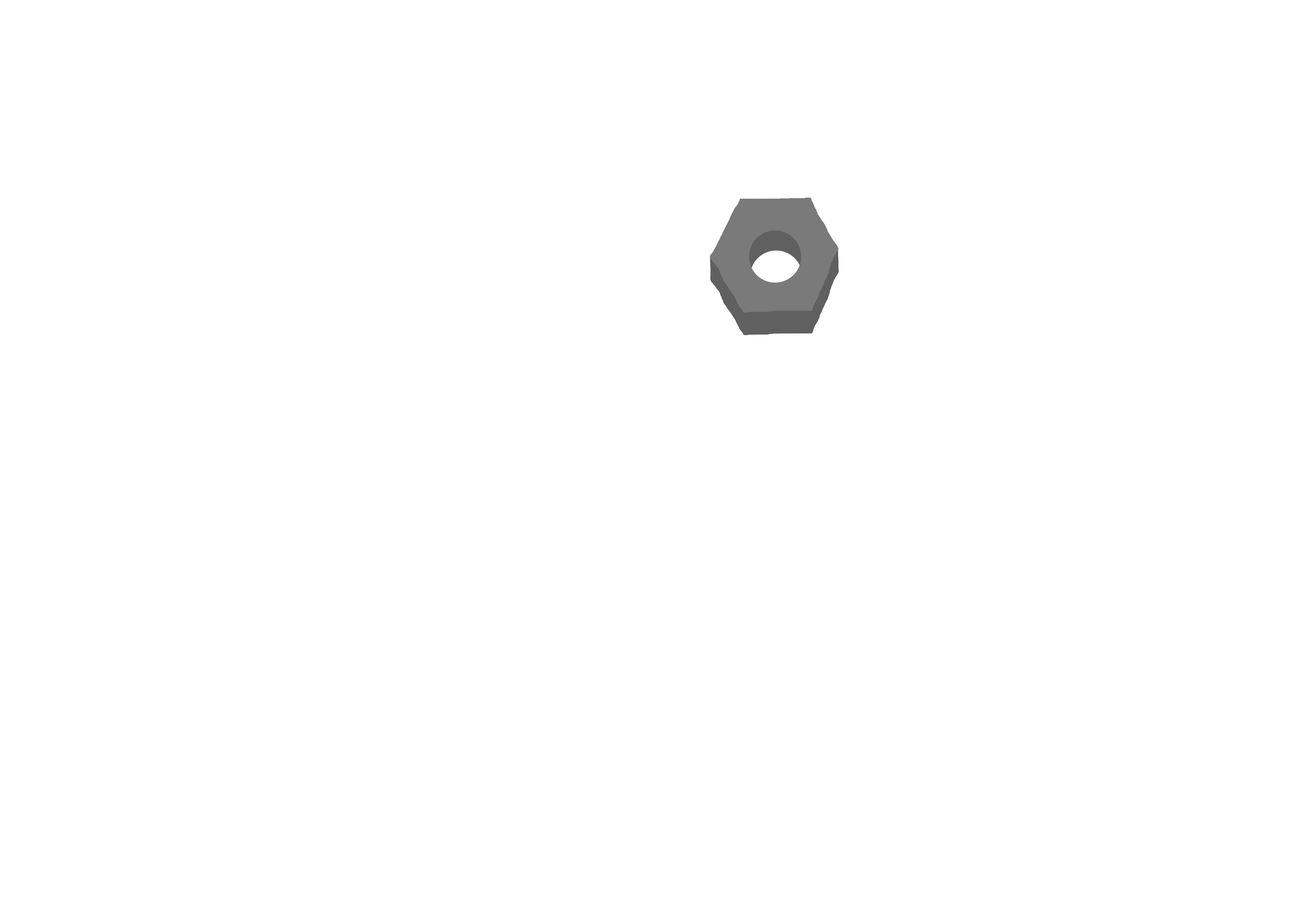
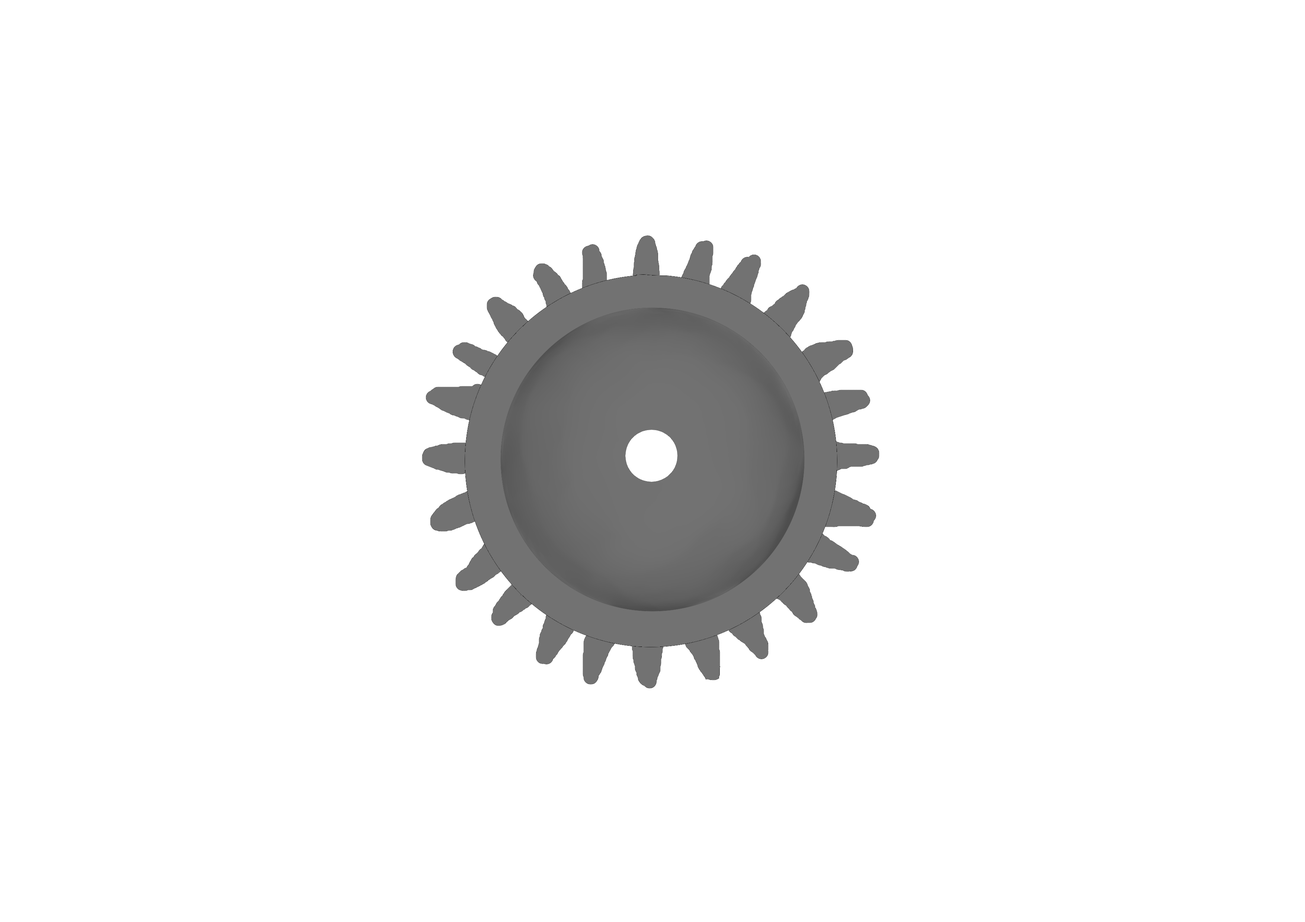
Revision of a layered 1305px x 922px image; what changed, layer by layer:
hid "Copy of Paint Layer 8 Merged" (2nd of 2), painted on it over [421, 197, 880, 643]
showed "Copy of Paint Layer 2", painted on it over [428, 197, 857, 667]
showed "Paint Layer 5", painted on it over [452, 238, 880, 689]
showed "Paint Layer 2", painted on it over [421, 197, 857, 667]
showed "Paint Layer 4", painted on it over [421, 214, 880, 689]
